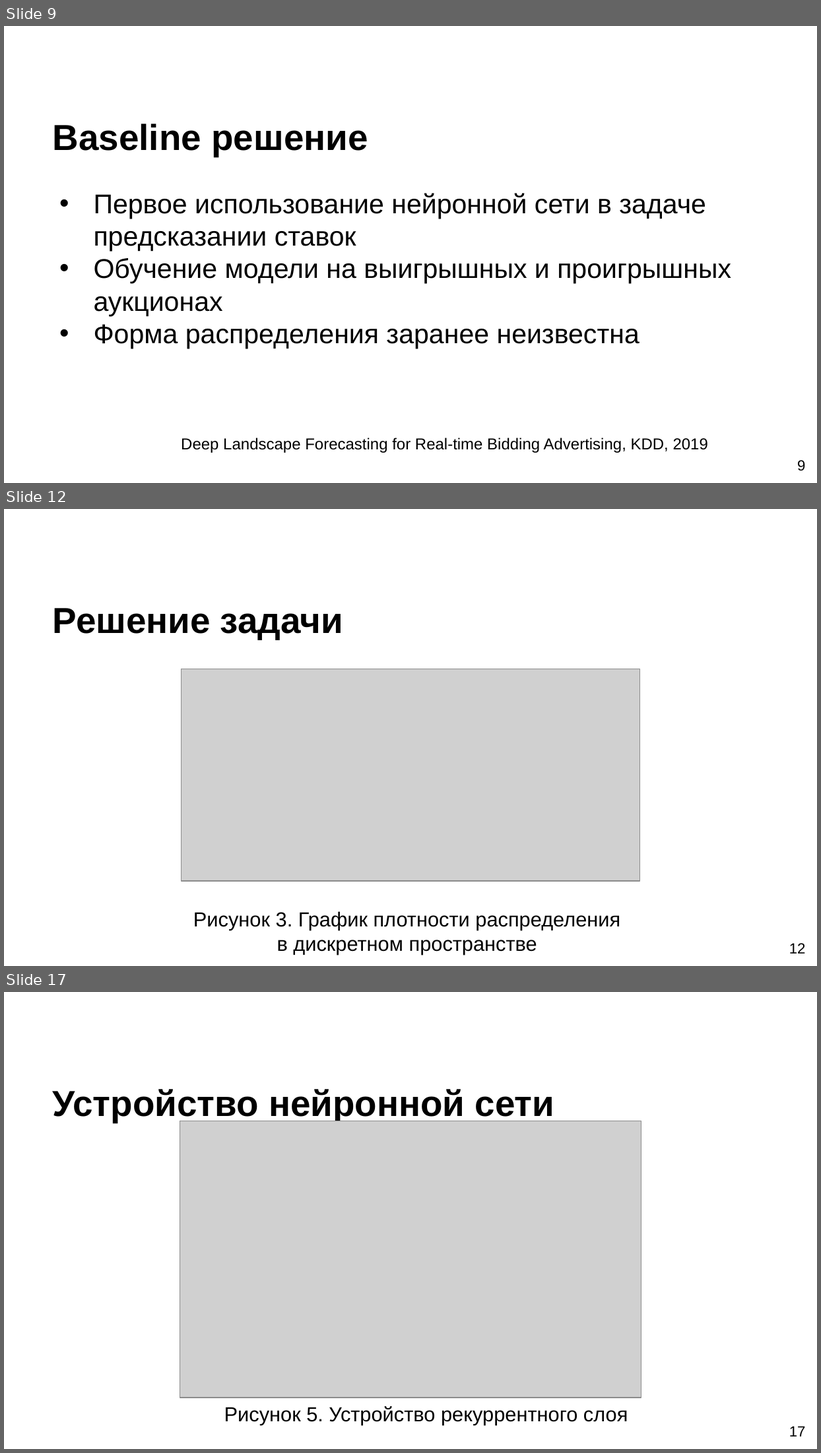
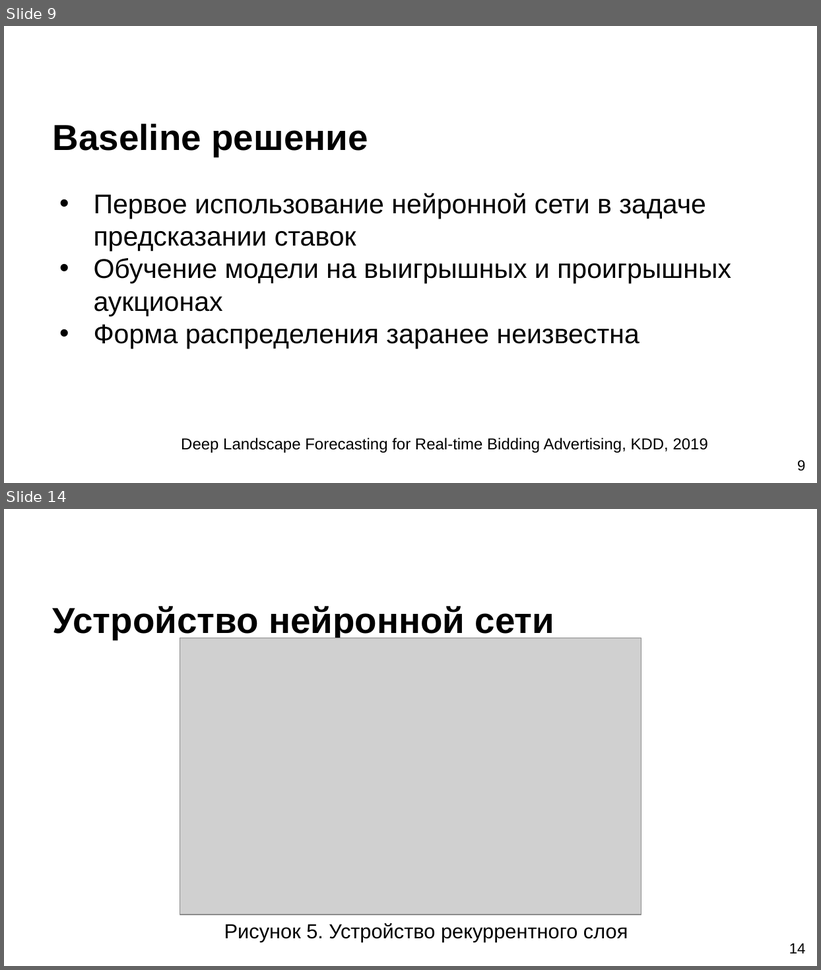
Before and after one commit to SerTelnov/landscape-forecasting, a slide deck: stuff/docs/2020-pps-forecasting.pptx. Shown one above the other, each under a label of ours: slides 9, 12 and 17 before the commit, slides 9 and 14 after it; the slides between them are not shown. The pictures are 821x1453 and 821x970 pixels, drawn with LibreOffice and Linux fonts; fonts in the diff are those of the drawing; grey boxes stand for pictures; background and template pictures are left out. Boxes give left, top, right and bottom in pixels: in the first picture for what was removed or moved away, otherwise in the second. Text is boxed around its words. In the diff, an @@ line names an element or a change of style, - is before the commit and + after.

```diff
--- a/stuff/docs/2020-pps-forecasting.pptx
+++ b/stuff/docs/2020-pps-forecasting.pptx
@@ slide 12 removed at [4, 509, 817, 966], background picture (left out) @@
@@ title removed at [53, 608, 343, 640] @@
-Решение задачи
@@ picture removed at [182, 669, 640, 881] @@
@@ text removed at [193, 912, 620, 955] @@
-Рисунок 3. График плотности распределения
-в дискретном пространстве
@@ page number removed at [789, 943, 806, 954] @@
-12
@@ what was slide 17 is now slide 14 @@
@@ page number at [789, 943, 806, 954]: text changed @@
-17
+14
```
Also in this commit, not shown: 10 slides changed, 1 slide added, 2 other slides removed, 6 other files.
